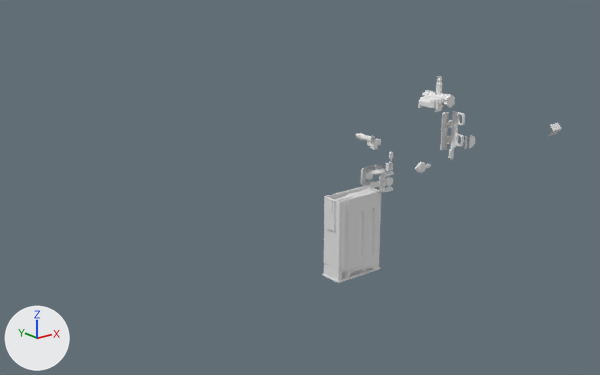
One commit to the Blender file Blender/Files/Scar-H.blend: the scene before it, then after it.
Camera for both pictures: a 50 mm camera at (-7.04, -7.54, 3.14) aimed at (-0.63, 0.47, -0.07). The axes (+X, +Y, +Z) are drawn at lower left. The lights are the same throughout.

The first picture shows '7.62x51 Bullet', 'Cylinder', 'FrontScopeHolder', 'Magazine', 'Side Details'.
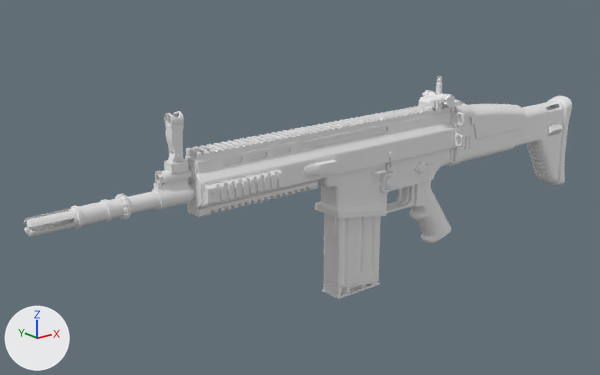
Pixel boxes [x1, y1, x2, y2] of what changed, in the pictures (600 x 375 px; the box of a moved part takes in the faces that stretch with it):
'Scar-H_low', added
    after: [24, 96, 572, 243]
'Magazine', reshaped
    before: [322, 186, 381, 283]
    after: [322, 213, 381, 299]
'Side Details', hidden
    before: [361, 111, 562, 193]
'IronSightFront_low', added
    after: [164, 111, 188, 175]
'Side Details_low', added
    after: [369, 111, 562, 193]
'7.62x51 Bullet', hidden
    before: [335, 189, 376, 201]
'Cylinder', hidden
    before: [356, 133, 375, 143]
part 1 of me_cube, moved or reshaped
    before: [342, 271, 350, 277]
    after: [342, 287, 350, 293]
part 2 of me_cube, rebuilt
    before: [322, 186, 381, 283]
    after: [322, 213, 381, 299]

Patch to the scene script:
```diff
--- a/Blender/Files/Scar-H.blend.py
+++ b/Blender/Files/Scar-H.blend.py
@@ me_cube @@
 # used by ob_magazine; location = (-0.127, 0.0, -0.336)
-me_cube.from_pydata(...)  # 230 vertices, 237 faces; spans x -0.396..0.374, y -0.161..0.0, z -0.891..0.206
+me_cube.from_pydata(...)  # 221 vertices, 226 faces; spans x -0.405..0.374, y -0.161..0.0, z -1.114..0.581
+# me_cube part 1: the loose piece of 10 vertices spanning x -0.23..-0.103, y -0.136..-0.072, z -0.867..-0.764 is moved by (0.0, 0.0, -0.223)
+# me_cube part 2: the loose piece of 210 vertices spanning x -0.396..0.374, y -0.161..0.0, z -0.891..0.206 is rebuilt with 201 vertices and now spans x -0.405..0.374, y -0.161..0.0, z -1.114..0.581
@@ me_cube_017 @@
+me_cube_017.from_pydata(...)  # 456 vertices, 494 faces; spans x -4.21..0.01, y -0.09..0.09, z -0.34..0.32
+me_cube_017.polygons.foreach_set('use_smooth', [True] * 494)
@@ me_cube_022 @@
+me_cube_022.from_pydata(...)  # 5198 vertices, 5789 faces; spans x -4.39..4.31, y -0.28..0.28, z -1.14..0.87
+me_cube_022.polygons.foreach_set('use_smooth', [True] * 5789)
@@ ob_cylinder @@
 ob_cylinder = bpy.data.objects.new('Cylinder', me_cylinder_002)
-ob_cylinder.location = (-0.179, -0.113, 0.664)
+ob_cylinder.location = (0.292, 0.113, 0.664)
+ob_cylinder.rotation_euler = (0.0, 0.0, 3.142)  # degrees (0, 0, 180)
 _m = ob_cylinder.modifiers.new('Bevel', 'BEVEL')
@@ ob_cylinder @@
 _m = ob_cylinder.modifiers.new('Subsurf', 'SUBSURF')
 _m.levels = 2
+ob_cylinder.hide_set(True)  # its collection is switched off
@@ ob_side_details @@
 _m = ob_side_details.modifiers.new('Subsurf', 'SUBSURF')
 _m.levels = 2
+ob_side_details.hide_set(True)  # its collection is switched off
@@ ob_7_62x51_bullet @@
 ob_7_62x51_bullet = bpy.data.objects.new('7.62x51 Bullet', me_cylinder_008)
-ob_7_62x51_bullet.location = (0.119, 0.0, -0.196)
+ob_7_62x51_bullet.location = (0.119, 0.0, 0.182)
 _m = ob_7_62x51_bullet.modifiers.new('Mirror', 'MIRROR')
@@ ob_7_62x51_bullet @@
 _m = ob_7_62x51_bullet.modifiers.new('Array', 'ARRAY')
 _m.relative_offset_displace = (0.0, 0.0, -1.0)
+ob_7_62x51_bullet.hide_set(True)  # its collection is switched off
@@ ob_side_details_low @@
+ob_side_details_low = bpy.data.objects.new('Side Details_low', me_cube_010.copy())  # the mesh of ob_side_details
+ob_side_details_low.parent = ob_scar_h_lowpoly
+ob_side_details_low.location = (0.704, -0.107, 0.192)
+_m = ob_side_details_low.modifiers.new('Bevel', 'BEVEL')
+_m.segments = 3
+_m.limit_method = 'WEIGHT'
+_m.use_clamp_overlap = False
+_m.spread = 0.0
+_m = ob_side_details_low.modifiers.new('Subsurf', 'SUBSURF')
+_m.levels = 2
@@ ob_scar_h_lowpoly @@
+ob_scar_h_lowpoly = bpy.data.objects.new('Scar-H Lowpoly', None)
+ob_scar_h_lowpoly.location = (0.0, 0.0, 0.0)
@@ ob_ironsightfront_low @@
+ob_ironsightfront_low = bpy.data.objects.new('IronSightFront_low', me_cube_017)
+ob_ironsightfront_low.parent = ob_scar_h_lowpoly
+ob_ironsightfront_low.location = (1.405, 0.0, 0.963)
+_m = ob_ironsightfront_low.modifiers.new('Bevel', 'BEVEL')
+_m.segments = 4
+_m.limit_method = 'WEIGHT'
+_m.use_clamp_overlap = False
+_m.spread = 0.0
+_m = ob_ironsightfront_low.modifiers.new('Subsurf', 'SUBSURF')
+_m.levels = 2
@@ ob_scar_h_low @@
+ob_scar_h_low = bpy.data.objects.new('Scar-H_low', me_cube_022)
+ob_scar_h_low.parent = ob_scar_h_lowpoly
+ob_scar_h_low.location = (0.0, 0.0, 0.0)
+_m = ob_scar_h_low.modifiers.new('Bevel', 'BEVEL')
+_m.segments = 3
+_m.limit_method = 'WEIGHT'
+_m.use_clamp_overlap = False
+_m.spread = 0.0
+_m = ob_scar_h_low.modifiers.new('Subsurf', 'SUBSURF')
+_m.levels = 2
```
